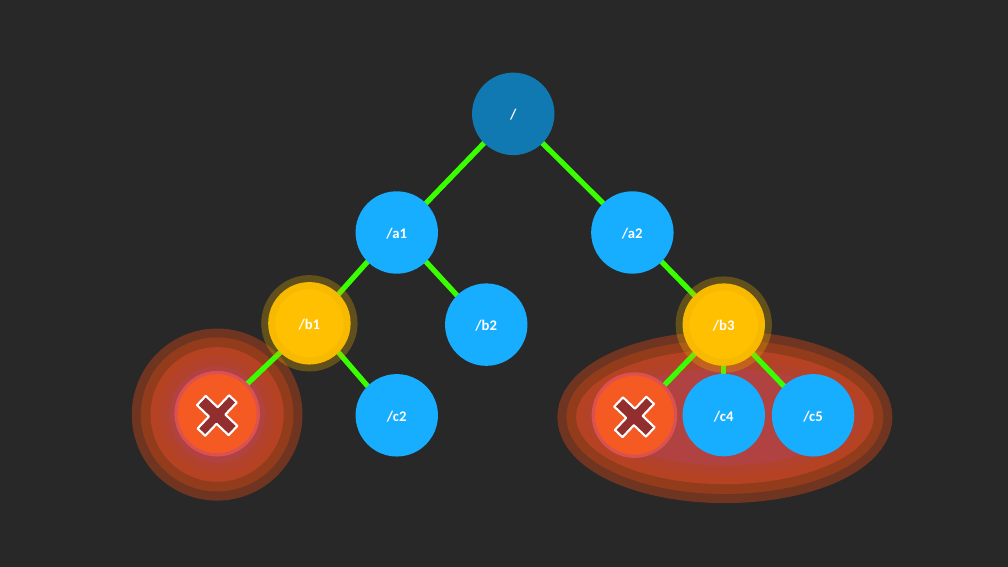
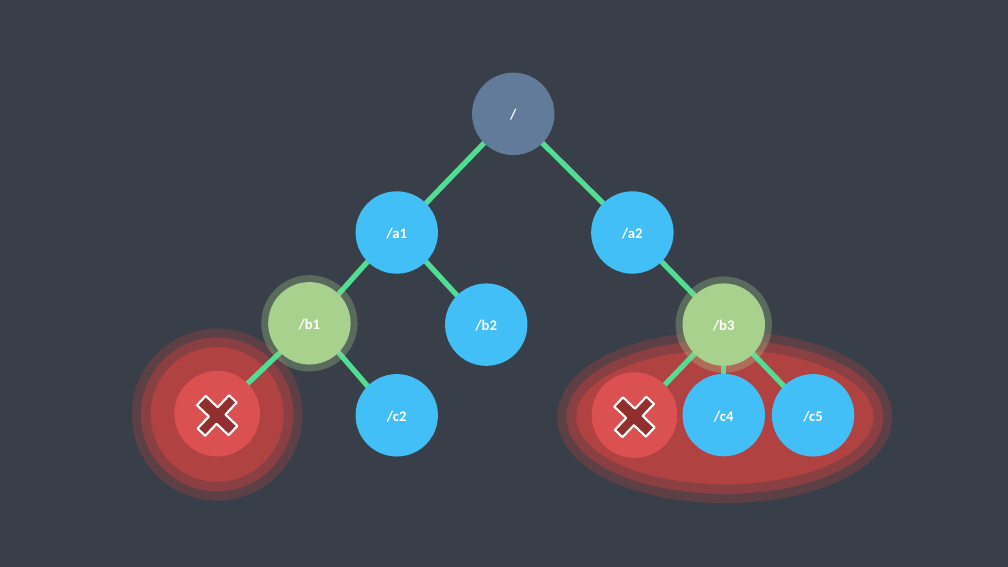
Before and after one commit to rogeralsing/Presentations, a slide deck: slide 14 of Media/protofabric.pptx. Drawn at 1008x567 pixels with LibreOffice and Linux fonts; fonts in the diff are those of the drawing. Boxes give left, top, right and bottom in pixels: in the first picture for what was removed or moved away, otherwise in the second. Text is boxed around its words. In the diff, an @@ line names an element or a change of style, - is before the commit and + after.

```diff
--- a/Media/protofabric.pptx
+++ b/Media/protofabric.pptx
@@ rectangle added at box(0, 0, 1008, 567), fill #383F48, outline #383F48 8 pt @@
@@ ellipse "/" at box(472, 73, 554, 155): fill #1079B2 to #637B9B @@
@@ line (484, 143) - (426, 203): stroke #3AFF00 5 pt to #50DE94 5 pt @@
@@ line (542, 143) - (603, 203): stroke #3AFF00 5 pt to #50DE94 5 pt @@
@@ line (368, 262) - (339, 294): stroke #3AFF00 5 pt to #50DE94 5 pt @@
@@ line (426, 262) - (457, 296): stroke #3AFF00 5 pt to #50DE94 5 pt @@
@@ line (662, 262) - (695, 296): stroke #3AFF00 5 pt to #50DE94 5 pt @@
@@ ellipse "/b1" at box(268, 282, 351, 364): fill #FFC001 to #A9D18E; outline #E5AD03 13.25 pt to #A9D18E 13.25 pt @@
@@ ellipse "/b3" at box(683, 284, 765, 366): fill #FFC001 to #A9D18E; outline #E5AD03 13.25 pt to #A9D18E 13.25 pt @@
@@ ellipse at box(150, 347, 284, 482): outline #B6431A 18.5 pt to #B04242 18.5 pt @@
@@ ellipse at box(150, 347, 284, 482): outline #B6431A 35.75 pt to #B04242 35.75 pt @@
@@ line (281, 352) - (247, 385): stroke #3AFF00 5 pt to #50DE94 5 pt @@
@@ line (339, 352) - (368, 386): stroke #3AFF00 5 pt to #50DE94 5 pt @@
@@ ellipse at box(576, 349, 873, 484): outline #B6431A 18.5 pt to #B04242 18.5 pt @@
@@ ellipse at box(576, 350, 873, 485): outline #B6431A 35.75 pt to #B04242 35.75 pt @@
@@ line (695, 354) - (664, 386): stroke #3AFF00 5 pt to #50DE94 5 pt @@
@@ line (753, 354) - (784, 386): stroke #3AFF00 5 pt to #50DE94 5 pt @@
@@ ellipse at box(176, 373, 259, 455): fill #F55A22 to #DB5151 @@
@@ ellipse at box(594, 374, 676, 457): fill #F55A22 to #DB5151 @@
@@ line (724, 366) - (724, 374): stroke #3AFF00 5 pt to #50DE94 5 pt @@
@@ fill #17AEFF to #43BFF7 in 6 elements at box(355, 374, 438, 457), box(445, 284, 528, 366), box(355, 191, 438, 274), box(591, 191, 674, 274), box(683, 374, 765, 457), box(772, 374, 854, 457) @@
```
Also in this commit, not shown: 3 other slides changed.
